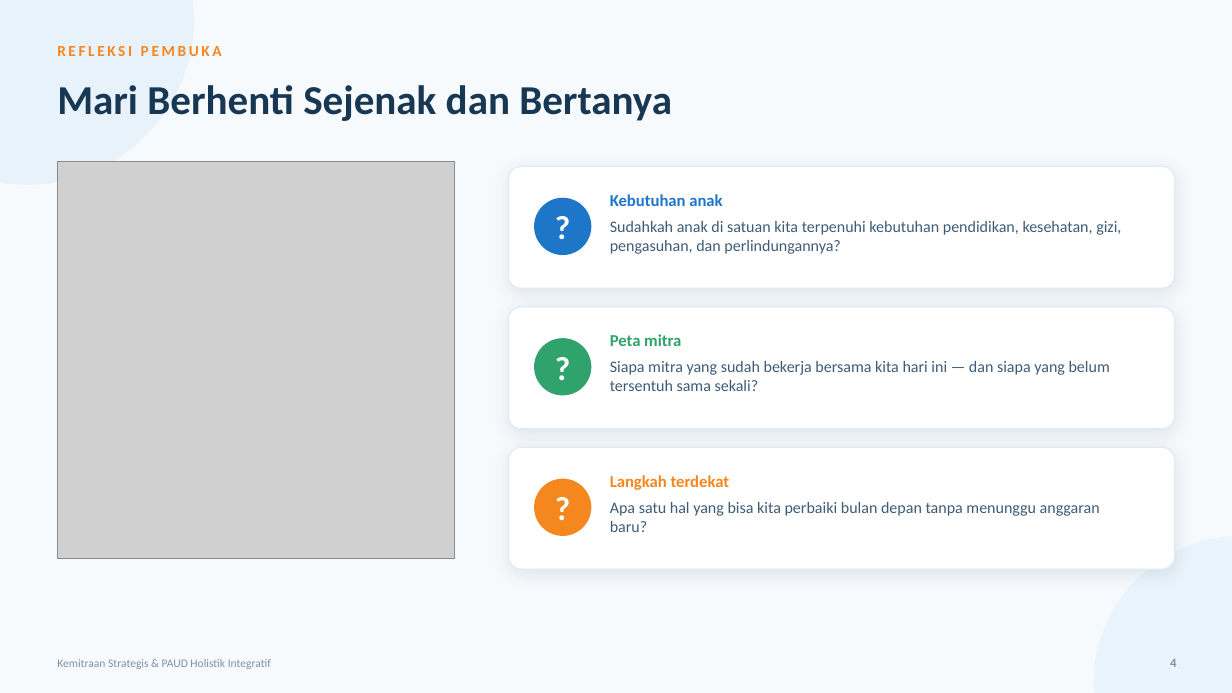
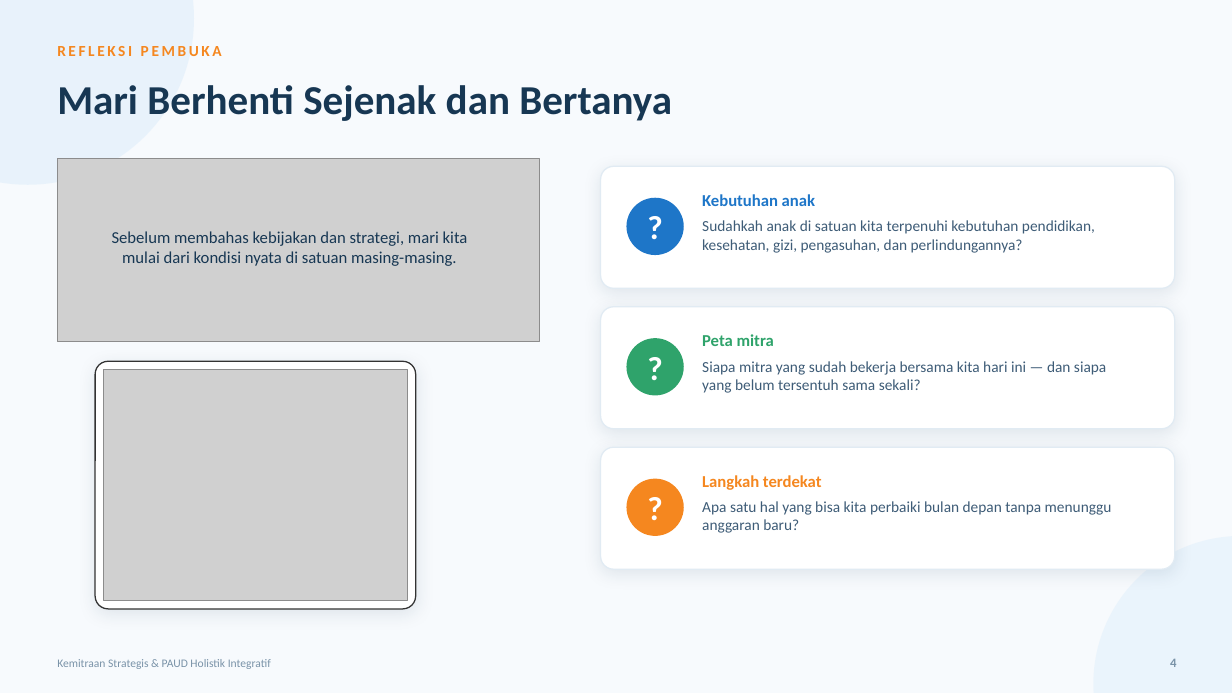
Before and after one commit to afriiqbal/kemitraanpaud, a slide deck: slide 4 of presentasi/Kemitraan_Strategis_PAUD_HI.pptx. Drawn at 1232x693 pixels with LibreOffice and Linux fonts; fonts in the diff are those of the drawing; grey boxes stand for pictures. Boxes give left, top, right and bottom in pixels: in the first picture for what was removed or moved away, otherwise in the second. Text is boxed around its words. In the diff, an @@ line names an element or a change of style, - is before the commit and + after.

```diff
--- a/presentasi/Kemitraan_Strategis_PAUD_HI.pptx
+++ b/presentasi/Kemitraan_Strategis_PAUD_HI.pptx
@@ picture removed at (57,162,455,559) @@
@@ picture added at (57,159,540,342) @@
@@ rounded rectangle: place and size @@
-rounded rectangle at (508,166,1175,288)
+rounded rectangle at (601,166,1175,288)
@@ text "Kebutuhan anak": place and size @@
-text "Kebutuhan anak" at (610,194,722,206)
+text "Kebutuhan anak" at (702,194,815,206)
@@ text added at (112,231,468,266), 13 pt, text #173753 @@
+Sebelum membahas kebijakan dan strategi, mari kita mulai dari kondisi nyata di satuan masing-masing.
@@ text "Sudahkah anak di satuan kita ...": place and size @@
-text "Sudahkah anak di satuan kita ..." at (610,221,1121,254)
+text "Sudahkah anak di satuan kita ..." at (702,220,1095,253)
@@ rounded rectangle: place and size @@
-rounded rectangle at (508,307,1175,429)
+rounded rectangle at (601,307,1175,429)
@@ text "Peta mitra": place and size @@
-text "Peta mitra" at (610,334,681,346)
+text "Peta mitra" at (702,334,774,346)
@@ text "Siapa mitra yang sudah bekerja ...": place and size @@
-text "Siapa mitra yang sudah bekerja ..." at (610,361,1110,391)
+text "Siapa mitra yang sudah bekerja ..." at (702,361,1106,393)
@@ rounded rectangle added at (95,361,416,609), fill #FFFFFF, outline #333333 1 pt @@
@@ picture added at (104,370,408,601) @@
@@ rounded rectangle: place and size @@
-rounded rectangle at (508,447,1175,569)
+rounded rectangle at (601,447,1175,569)
@@ 3 ellipses, 3 texts: place and size @@
-3 ellipses, 3 texts at (534,198,592,536)
+3 ellipses, 3 texts at (627,198,684,536)
@@ text "Langkah terdekat": place and size @@
-text "Langkah terdekat" at (610,475,730,490)
+text "Langkah terdekat" at (702,475,822,490)
@@ size 12.5 to 12 pt in 3 elements at (702,220,1095,253), (702,361,1106,393), (702,501,1112,533) @@
@@ text "Apa satu hal yang bisa ...": place and size @@
-text "Apa satu hal yang bisa ..." at (610,502,1100,532)
+text "Apa satu hal yang bisa ..." at (702,501,1112,533)
```
Also in this commit, not shown: 23 other slides changed, 36 other files.
